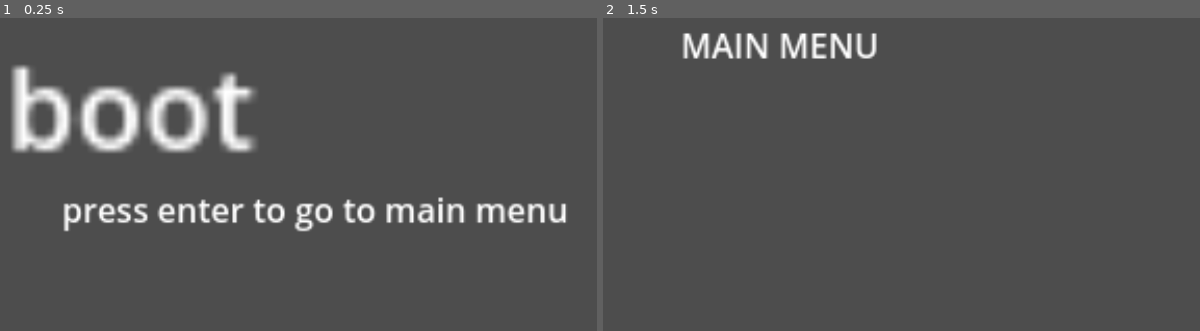
Above: before the commit, frames 1-2 (left to right).
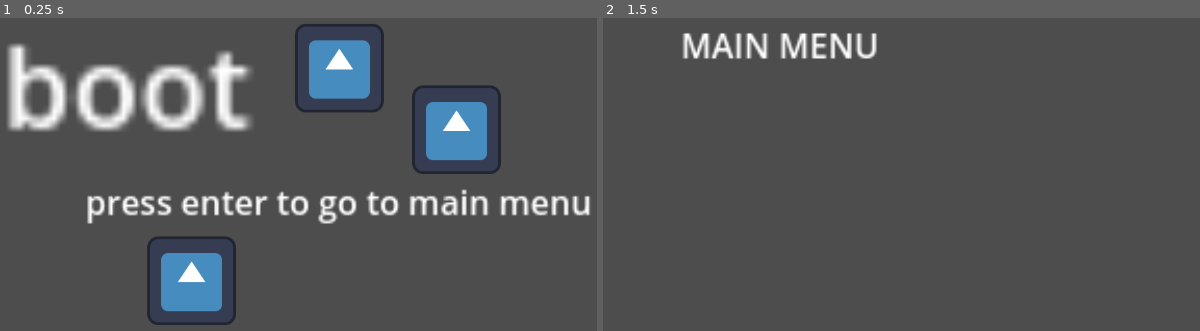
Above: after the commit, the same moments.

Repository: WeLoveRoastedPeas/light-and-shadow
Game: Godot game, scene res://scenes/boot/Boot.tscn
Two runs of this game, one before a commit and one after it. Both use one fixed random seed, a clock stepped at 60 frames per second and the inputs below. The engine's default icon, where the game draws it, is replaced by a stand-in: a white triangle on a blue panel in a dark square.
Inputs:
- Up to frame 1 (0.25 s): no input
- Up to frame 2 (1.5 s): tap Enter at 0.5, 1.35 s; hold Enter 0.53-1.28 s; tap Space at 1.25 s

The runs differ from the first frame. In frame 1, 21% of the frame differs, in the area x 1-99%, y 1-99%; in frame 2, nothing differs.

Commit message:
Add images to the boot screen

Diff:
--- a/scenes/boot/Boot.tscn
+++ b/scenes/boot/Boot.tscn
@@ -1,23 +1,36 @@
-[gd_scene load_steps=2 format=3 uid="uid://c6lxs2c6eecj4"]
+[gd_scene load_steps=3 format=3 uid="uid://c6lxs2c6eecj4"]
 
 [ext_resource type="Script" uid="uid://cp0434gl5uc4x" path="res://scenes/boot/boot.gd" id="1_6cbyf"]
+[ext_resource type="Texture2D" uid="uid://cagfdantp2um4" path="res://icon.svg" id="2_cp6y4"]
 
 [node name="Boot" type="Node2D"]
 script = ExtResource("1_6cbyf")
 
 [node name="Label" type="Label" parent="."]
-offset_left = 41.000004
-offset_top = 108.0
-offset_right = 137.0
-offset_bottom = 131.0
+offset_left = 35.0
+offset_top = 77.00001
+offset_right = 131.0
+offset_bottom = 100.00001
 scale = Vector2(10, 10)
 text = "boot"
 
 [node name="Label" type="Label" parent="Label"]
 layout_mode = 0
-offset_left = 7.7
-offset_top = 22.899998
-offset_right = 103.7
-offset_bottom = 45.899998
+offset_left = 11.8
+offset_top = 25.300001
+offset_right = 255.8
+offset_bottom = 48.300003
 scale = Vector2(0.3, 0.3)
 text = "press enter to go to main menu"
+
+[node name="Icon" type="Sprite2D" parent="."]
+position = Vector2(521, 169)
+texture = ExtResource("2_cp6y4")
+
+[node name="Icon2" type="Sprite2D" parent="."]
+position = Vector2(690, 258)
+texture = ExtResource("2_cp6y4")
+
+[node name="Icon3" type="Sprite2D" parent="."]
+position = Vector2(308, 476)
+texture = ExtResource("2_cp6y4")
